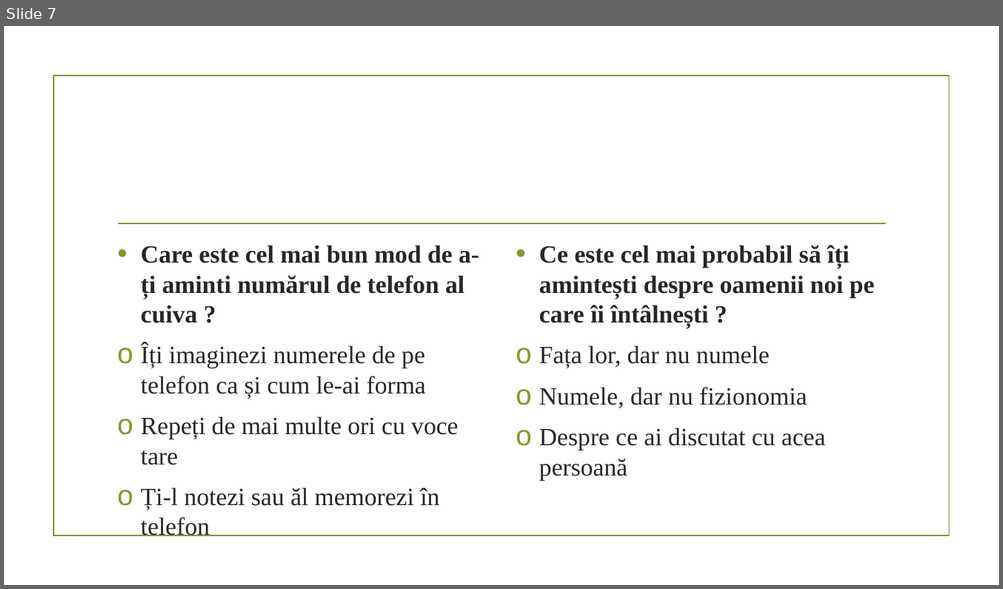
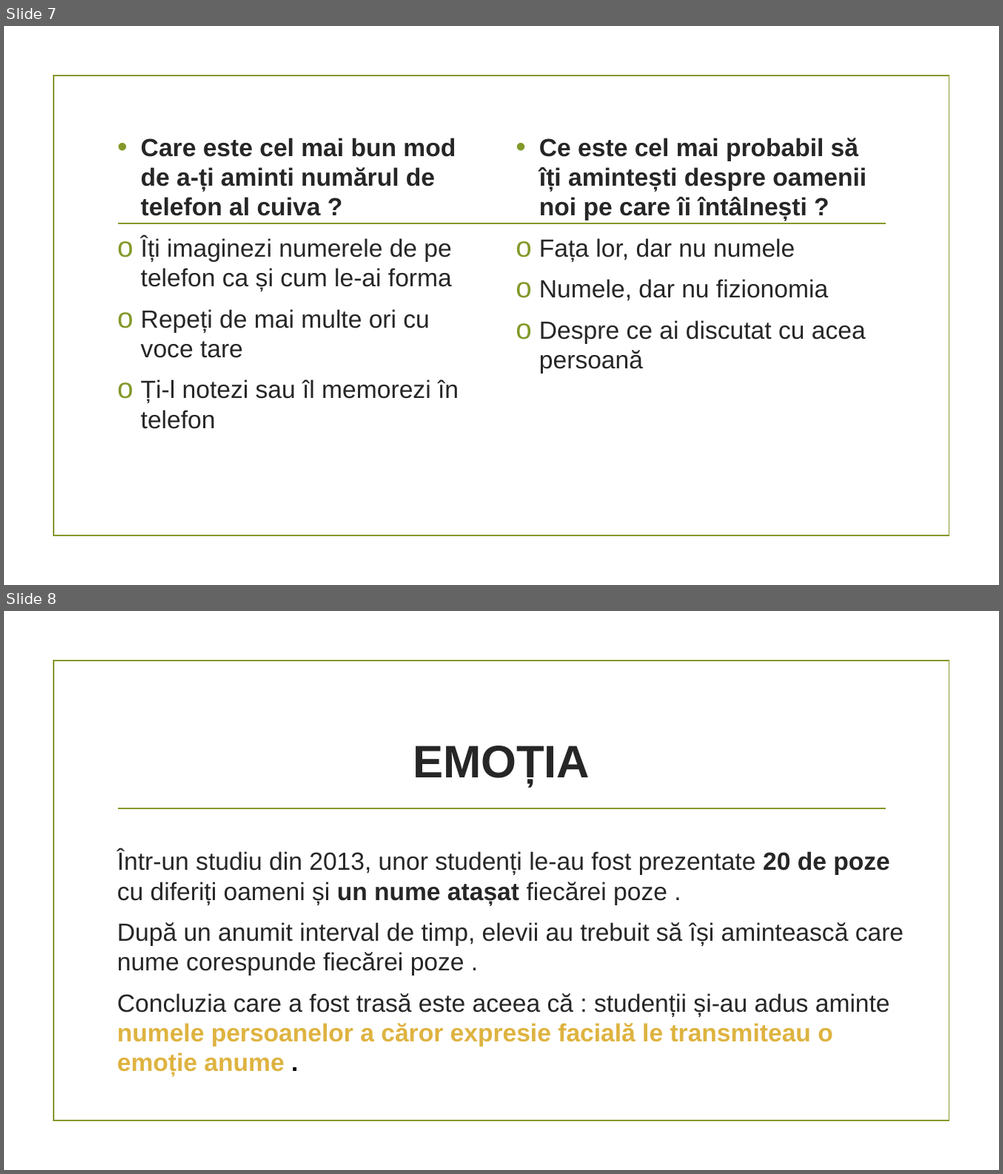
Before and after one commit to perleta/Proiect-PRACTICA, a slide deck: Modulul 3.pptx. Shown one above the other, each under a label of ours: slide 7 before the commit, slides 7 and 8 after it. The pictures are 1003x589 and 1003x1174 pixels, drawn with LibreOffice and Linux fonts; fonts in the diff are those of the drawing; background and template pictures are left out. Boxes give left, top, right and bottom in pixels: in the first picture for what was removed or moved away, otherwise in the second. Text is boxed around its words. In the diff, an @@ line names an element or a change of style, - is before the commit and + after.

```diff
--- a/Modulul 3.pptx
+++ b/Modulul 3.pptx
@@ slide 8 added at [4, 611, 999, 1170], background picture (left out); not listed: 2 template elements that a slide beside it also shows @@
@@ title added at [412, 746, 589, 786], 44 pt, text #262626, bold @@
+EMOȚIA
@@ text added at [117, 850, 903, 1077], 24 pt, text #262626 @@
+Într-un studiu din 2013, unor studenți le-au fost prezentate 20 de poze cu diferiți oameni și un nume atașat fiecărei poze .
+După un anumit interval de timp, elevii au trebuit să își amintească care nume corespunde fiecărei poze .
+Concluzia care a fost trasă este aceea că : studenții și-au adus aminte numele persoanelor a căror expresie facială le transmiteau o emoție anume .
@@ slide 7 changed as well @@
@@ text "Care este cel mai bun ...": place and size @@
-text "Care este cel mai bun ..." at [141, 245, 479, 537]
+text "Care este cel mai bun ..." at [141, 138, 458, 429]
@@ text "Ce este cel mai probabil ...": place and size @@
-text "Ce este cel mai probabil ..." at [539, 245, 874, 480]
+text "Ce este cel mai probabil ..." at [539, 138, 866, 374]
@@ text "Ce este cel mai probabil ..." at [539, 138, 866, 374]: font Times New Roman to Arial @@
@@ text at [141, 138, 455, 358]: font Times New Roman to Arial in "Care este cel mai bun mod de ...", "Îți imaginezi numerele de pe telefon ca ...", "Repeți de mai multe ori cu voce ..." @@
@@ text at [141, 380, 458, 429]: text changed; font Times New Roman to Arial @@
-o Ți-l notezi sau ăl memorezi în telefon
+o Ți-l notezi sau îl memorezi în telefon
```
Also in this commit, not shown: 6 other slides changed, 4 other slides added.
